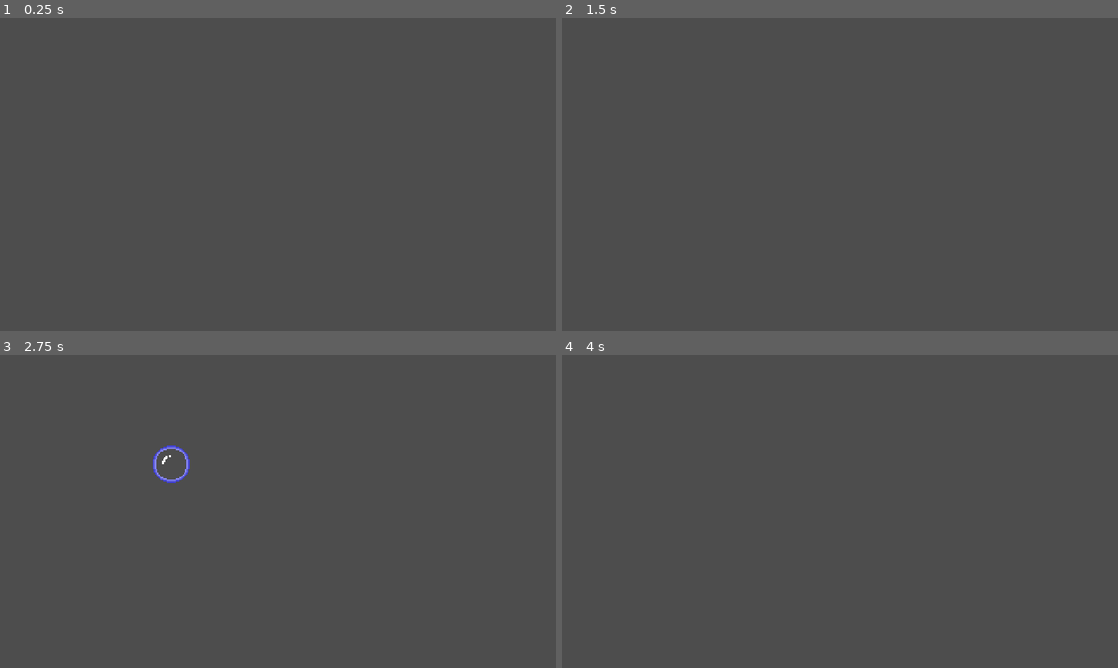
Above: before the commit, frames 1-4 (two rows, left to right).
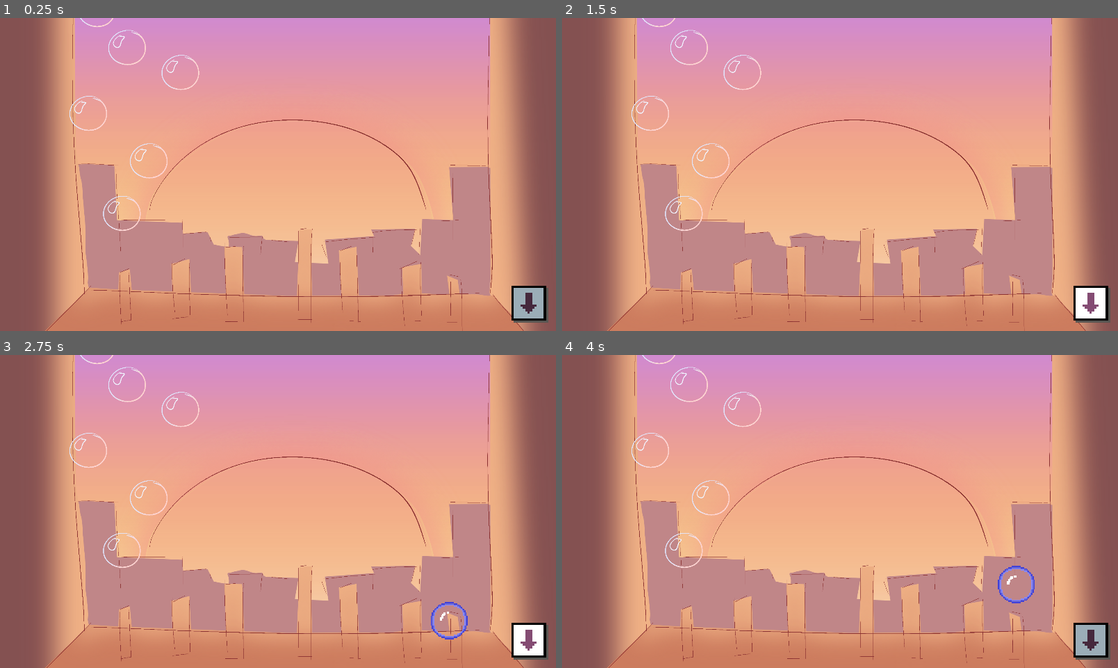
Above: after the commit, the same moments.

Repository: Spedinja/GGJ25
Game: Godot game, scene res://scenes/bubble_test.tscn
Two runs of this game, one before a commit and one after it. Both use one fixed random seed, a clock stepped at 60 frames per second and the inputs below. This scene is started directly instead of the project's main scene.
Inputs (mouse positions are in pixels of both pictures, inside the frame that each line leads up to):
- Up to frame 1 (0.25 s): no input
- Up to frame 2 (1.5 s): click (1090, 302) at 0.52 s; click (1090, 302) at 1.27 s
- Up to frame 3 (2.75 s): click (528, 639) at 2.02 s
- Up to frame 4 (4 s): move the mouse to (734, 464) at 2.77 s; click (734, 464) at 2.92 s; move the mouse to (728, 527) at 3.52 s; click (728, 527) at 3.67 s

The runs differ from the first frame. In frame 1, 100% of the frame differs, in the area x 0-100%, y 0-100%; in frame 2, 100%; in frame 3, 100%; in frame 4, 100%.

Commit message:
smooth camera movement, machine icons

Diff:
--- a/scenes/bubble_test.tscn
+++ b/scenes/bubble_test.tscn
@@ -1,6 +1,15 @@
-[gd_scene load_steps=2 format=3 uid="uid://cipxn815b6ca2"]
+[gd_scene load_steps=11 format=3 uid="uid://cipxn815b6ca2"]
 
 [ext_resource type="Script" path="res://scripts/main_scene_test.gd" id="1_qjgpw"]
+[ext_resource type="Texture2D" uid="uid://cqwcyugi3kq57" path="res://sprites/bg.png" id="2_1hpni"]
+[ext_resource type="Texture2D" uid="uid://n17h4nsnkp1o" path="res://sprites/shop.png" id="3_takre"]
+[ext_resource type="Texture2D" uid="uid://fvuy8fywb6rw" path="res://sprites/tmp_btn_normal.png" id="4_46cq6"]
+[ext_resource type="Texture2D" uid="uid://bob58ibtrfvo" path="res://sprites/tmp_btn_pressed.png" id="5_wh41h"]
+[ext_resource type="Texture2D" uid="uid://c4crdoexrkg6w" path="res://sprites/tmp_btn_hover.png" id="6_bavj0"]
+[ext_resource type="Texture2D" uid="uid://cogm7ey4bthub" path="res://sprites/tmp_btn_up_normal.png" id="7_p8wwp"]
+[ext_resource type="Texture2D" uid="uid://dptknvabur4l4" path="res://sprites/tmp_btn_up_pressed.png" id="8_d61yr"]
+[ext_resource type="Texture2D" uid="uid://c04kh6m5jhi3y" path="res://sprites/tmp_btn_up_hover.png" id="9_4qp5o"]
+[ext_resource type="Script" path="res://scripts/camera_movement.gd" id="10_3ijnd"]
 
 [node name="Node2D" type="Node2D"]
 script = ExtResource("1_qjgpw")
@@ -13,4 +22,46 @@
 
 [node name="Timer" type="Timer" parent="."]
 
+[node name="Sprite2D" type="Sprite2D" parent="."]
+texture = ExtResource("2_1hpni")
+
+[node name="Sprite2D2" type="Sprite2D" parent="."]
+position = Vector2(0, 1080)
+texture = ExtResource("3_takre")
+
+[node name="UI" type="Control" parent="."]
+layout_mode = 3
+anchors_preset = 0
+offset_right = 40.0
+offset_bottom = 40.0
+
+[node name="ToShop" type="TextureButton" parent="UI"]
+texture_filter = 1
+layout_mode = 0
+offset_left = 806.0
+offset_top = 384.0
+offset_right = 822.0
+offset_bottom = 400.0
+scale = Vector2(8, 8)
+texture_normal = ExtResource("4_46cq6")
+texture_pressed = ExtResource("5_wh41h")
+texture_hover = ExtResource("6_bavj0")
+
+[node name="ToBubbles" type="TextureButton" parent="UI"]
+visible = false
+texture_filter = 1
+layout_mode = 0
+offset_left = 812.0
+offset_top = 563.0
+offset_right = 828.0
+offset_bottom = 579.0
+scale = Vector2(8, 8)
+texture_normal = ExtResource("7_p8wwp")
+texture_pressed = ExtResource("8_d61yr")
+texture_hover = ExtResource("9_4qp5o")
+
+[node name="Camera2D" type="Camera2D" parent="."]
+script = ExtResource("10_3ijnd")
+
 [connection signal="timeout" from="Timer" to="." method="_on_timer_timeout"]
+[connection signal="pressed" from="UI/ToShop" to="Camera2D" method="_on_shop_button_pressed"]
--- /dev/null
+++ b/scripts/camera_movement.gd
@@ -0,0 +1,20 @@
+extends Camera2D
+
+@onready var shop_button = $"../UI/ToShop"  # Reference to the Button node
+@onready var to_bubbles_button = $"../UI/ToBubbles"
+
+func _on_to_shop_pressed():
+	shop_button.hide()
+	print(get_viewport_rect().size.y)
+	var shop_button_tween := create_tween().set_ease(Tween.EaseType.EASE_IN_OUT).set_trans(Tween.TRANS_QUAD)
+	shop_button_tween.tween_property(self, "position:y", get_viewport_rect().size.y,1)
+	# When Movement to the Shop is finished, un-hide the Up Button in the Shop
+	call_deferred("_on_camera_movement_finished", to_bubbles_button, shop_button_tween)
+
+func _on_camera_movement_finished(button : TextureButton, tween : Tween):
+	await tween.finished
+	button.show()
+
+
+func _on_to_bubbles_pressed() -> void:
+	pass # Replace with function body.
Binary file added: sprites/MachineIcons/Icon_Machine_ 1a.png
Not shown, added: sprites/MachineIcons/Icon_Machine_ 1a.png.import
Binary file added: sprites/MachineIcons/Icon_Machine_ 1b.png
Not shown, added: sprites/MachineIcons/Icon_Machine_ 1b.png.import
Binary file added: sprites/MachineIcons/Icon_Machine_ 2a.png
Not shown, added: sprites/MachineIcons/Icon_Machine_ 2a.png.import
Binary file added: sprites/MachineIcons/Icon_Machine_ 2b.png
Not shown, added: sprites/MachineIcons/Icon_Machine_ 2b.png.import
Binary file added: sprites/MachineIcons/Icon_Machine_ 3a.png
Not shown, added: sprites/MachineIcons/Icon_Machine_ 3a.png.import
Binary file added: sprites/MachineIcons/Icon_Machine_ 3b.png
Not shown, added: sprites/MachineIcons/Icon_Machine_ 3b.png.import
(and 28 more such lines)
